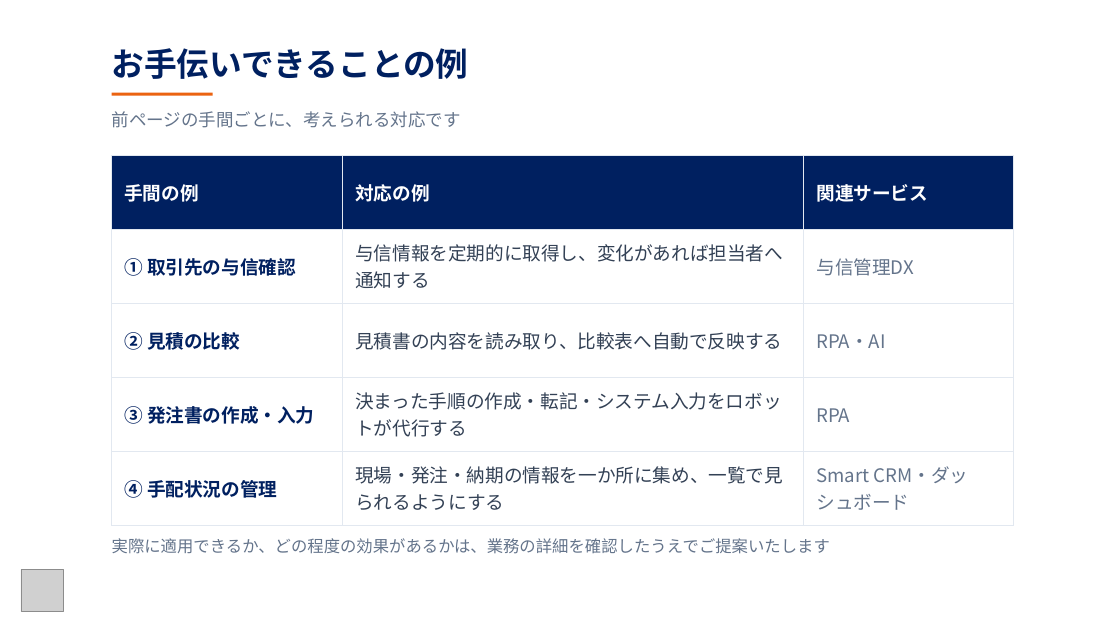
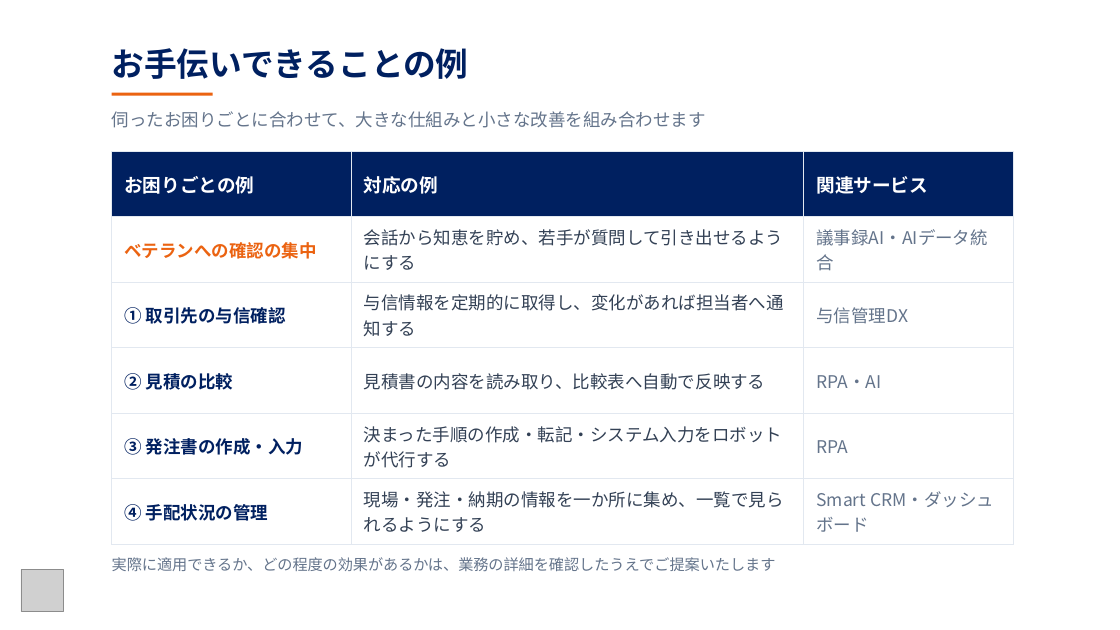
Before and after one commit to smiyagawa-code/-, a slide deck: slide 8 of tak-evac/outputs/TAKイーヴァック様_初回お打ち合わせ資料.pptx (slide 5 before the commit). Drawn at 1120x630 pixels with LibreOffice and Linux fonts; fonts in the diff are those of the drawing; grey boxes stand for pictures. Boxes give left, top, right and bottom in pixels: in the first picture for what was removed or moved away, otherwise in the second. Text is boxed around its words. In the diff, an @@ line names an element or a change of style, - is before the commit and + after.

```diff
--- a/tak-evac/outputs/TAKイーヴァック様_初回お打ち合わせ資料.pptx
+++ b/tak-evac/outputs/TAKイーヴァック様_初回お打ち合わせ資料.pptx
@@ text at (112, 111, 706, 128): text changed @@
-前ページの手間ごとに、考えられる対応です
+伺ったお困りごとに合わせて、大きな仕組みと小さな改善を組み合わせます
@@ table at (112, 151, 1014, 536) @@
-row 1: 手間の例 | 対応の例 | 関連サービス
+row 1: お困りごとの例 | 対応の例 | 関連サービス
+row 2: ベテランへの確認の集中 | 会話から知恵を貯め、若手が質問して引き出せるようにする | 議事録AI・AIデータ統合
@@ table: place and size @@
-table at (112, 155, 1014, 514)
+table at (112, 151, 1014, 536)
@@ text "実際に適用できるか、どの程度の効果があるかは、業務の詳細を確認したうえでご提案いたします": place and size @@
-text "実際に適用できるか、どの程度の効果があるかは、業務の詳細を確認したうえでご提案いたします" at (112, 538, 830, 554)
+text "実際に適用できるか、どの程度の効果があるかは、業務の詳細を確認したうえでご提案いたします" at (112, 557, 776, 571)
@@ text "実際に適用できるか、どの程度の効果があるかは、業務の詳細を確認したうえでご提案いたします" at (112, 557, 776, 571): size 14 to 13 pt @@
```
Also in this commit, not shown: 4 other slides changed, 3 slides added, 4 other files.
